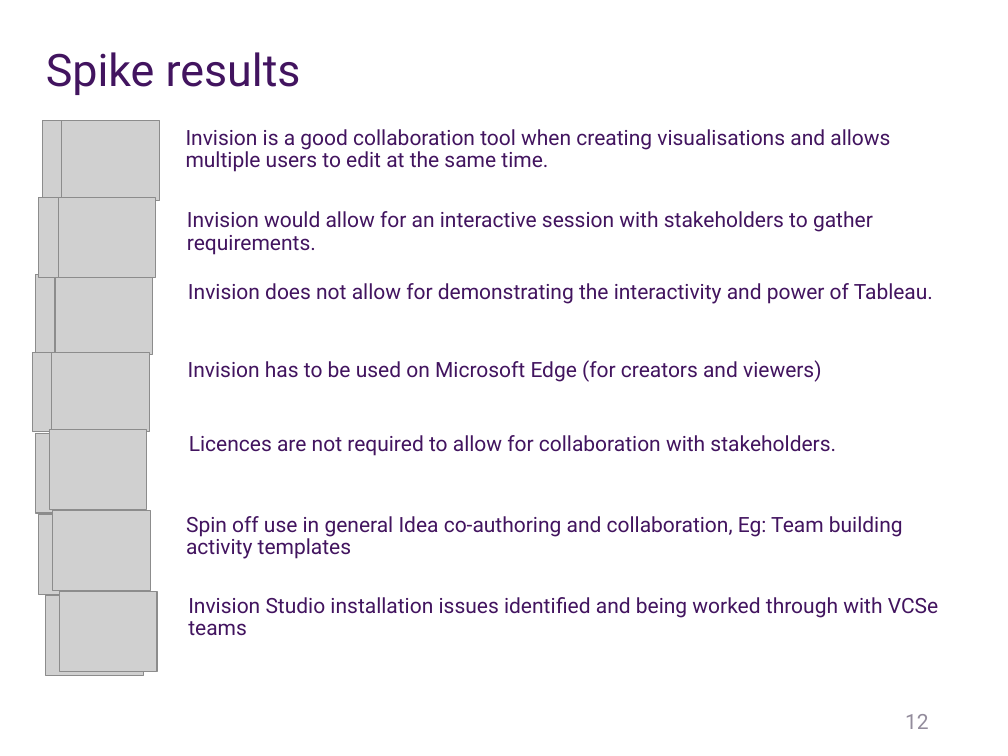
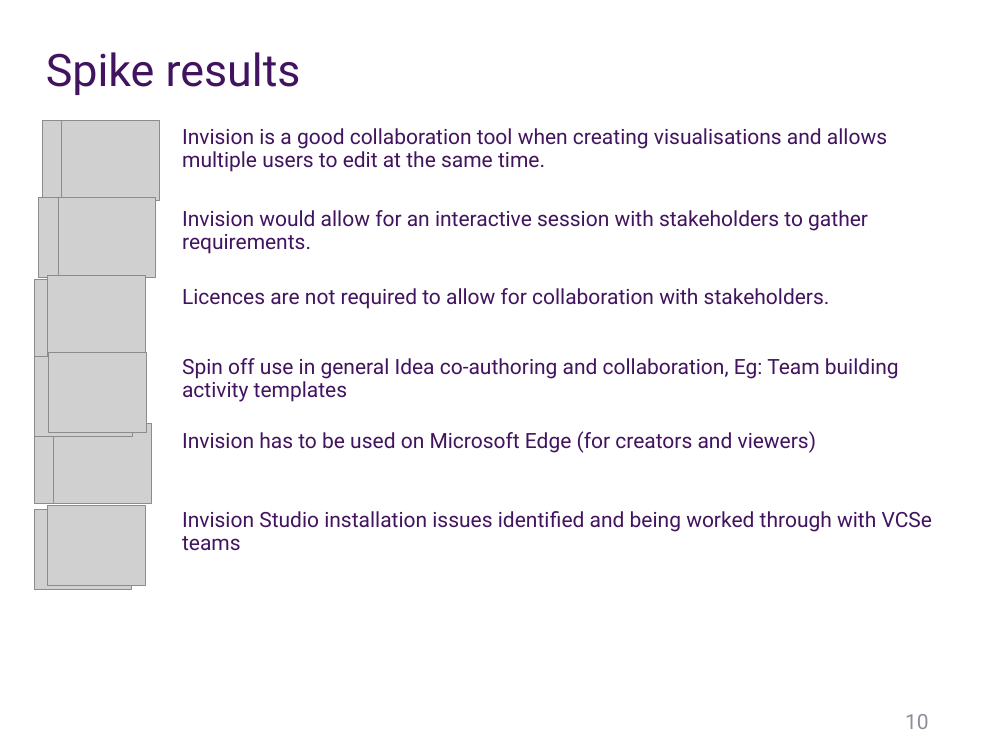
Before and after one commit to saranshbansal/my-mule, a slide deck: slide 10 of Invision Spike for Agile Apps and Analytics MI.pptx (slide 12 before the commit). Drawn at 1008x756 pixels with LibreOffice and Linux fonts; fonts in the diff are those of the drawing; grey boxes stand for pictures. Boxes give left, top, right and bottom in pixels: in the first picture for what was removed or moved away, otherwise in the second. Text is boxed around its words. In the diff, an @@ line names an element or a change of style, - is before the commit and + after.

```diff
--- a/Invision Spike for Agile Apps and Analytics MI.pptx
+++ b/Invision Spike for Agile Apps and Analytics MI.pptx
@@ text "Invision is a good collaboration ...": place and size @@
-text "Invision is a good collaboration ..." at <box>186,129,890,172</box>
+text "Invision is a good collaboration ..." at <box>182,128,887,172</box>
@@ text "Invision would allow for an ...": place and size @@
-text "Invision would allow for an ..." at <box>187,211,873,255</box>
+text "Invision would allow for an ..." at <box>182,210,868,254</box>
@@ picture: place and size @@
-picture at <box>35,433,133,513</box>
+picture at <box>34,279,132,359</box>
@@ picture removed at <box>35,275,133,355</box> @@
@@ picture: place and size @@
-picture at <box>49,429,147,509</box>
+picture at <box>48,276,146,356</box>
@@ picture removed at <box>55,275,153,355</box> @@
@@ text "Licences are not required to ...": place and size @@
-text "Licences are not required to ..." at <box>189,435,836,456</box>
+text "Licences are not required to ..." at <box>182,288,830,309</box>
@@ text removed at <box>188,283,933,304</box> @@
-Invision does not allow for demonstrating the interactivity and power of Tableau.
@@ picture removed at <box>32,352,130,431</box> @@
@@ picture removed at <box>51,352,149,431</box> @@
@@ 2 pictures, 1 text: place and size @@
-2 pictures, 1 text at <box>39,510,903,594</box>
+2 pictures, 1 text at <box>35,353,899,436</box>
@@ picture added at <box>34,423,132,503</box> @@
@@ picture added at <box>53,423,151,503</box> @@
@@ text "Invision has to be used ...": place and size @@
-text "Invision has to be used ..." at <box>188,360,822,382</box>
+text "Invision has to be used ..." at <box>182,431,817,453</box>
@@ picture added at <box>34,509,132,589</box> @@
@@ picture added at <box>48,505,146,585</box> @@
@@ text "Invision Studio installation issues identified ...": place and size @@
-text "Invision Studio installation issues identified ..." at <box>188,597,938,636</box>
+text "Invision Studio installation issues identified ..." at <box>182,511,932,551</box>
@@ picture removed at <box>45,595,143,674</box> @@
@@ picture removed at <box>59,592,157,671</box> @@
@@ page number at <box>905,714,929,729</box>: text changed @@
-12
+10
```
Also in this commit, not shown: 2 other slides changed, 3 slides removed.
